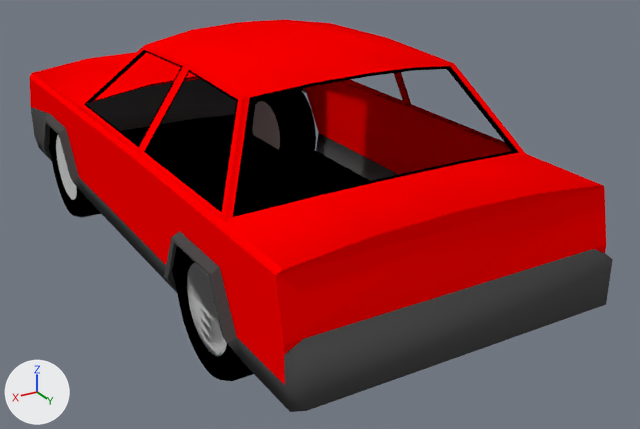
The Blender file GroupProject/assets/car.blend: old version first, new version second.
The view is the same before and after, from a camera (50 mm lens) standing at (2.6, 5.13, 2.72) and looking at (-0.27, 0.35, 0.33). Every picture has the same lights, and +X, +Y and +Z are marked at lower left. The first picture is the older version.

Objects in the first picture: 'chassis', 'wheel_fl', 'wheel_fr', 'wheel_fr_steer', 'wheel_rl'.
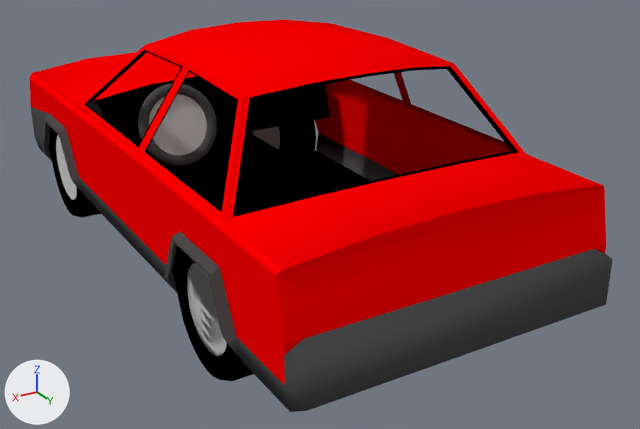
What the commit changed:
me_cube is used by ob_chassis; location (0.0, 0.0, 0.0).
Verts and faces of me_cube; kept vertices keep their numbers, new ones are numbered from 285.
Before the commit, vertices of me_cube: 275 (-0.43, -0.81, 1.07), 276 (-0.87, -0.76, 1.03), 279 (0.88, -0.76, 1.03) at pixel (93, 100), 281 (0.44, -0.81, 1.07) at pixel (150, 84), 282 (0.01, -0.81, 1.09).
me_cube had 285 vertices, 256 faces, 6 loose edges and spanned x -1.04..1.06, y -2.39..2.27, z 0.3..1.59.
me_cube now has 295 vertices, 264 faces, 6 loose edges and spans x -1.04..1.06, y -2.39..2.27, z 0.3..1.59.
Part 1, on me_cube:
New vertex 285 is at (-0.43, -0.59, 1.01).
New vertex 286 is at (-0.87, -0.59, 1.01).
New vertex 287 is at (0.88, -0.59, 1.01), pixel (101, 109).
New vertex 288 is at (0.44, -0.59, 1.01).
New vertex 289 is at (0.01, -0.59, 1.01), pixel (219, 91).
New vertices 290 to 294 stand at vertices 285 to 289, in that order, plus (0.0, 0.1, -0.3).
New faces: (275, 282, 289, 285), (281, 288, 289, 282), (275, 285, 286, 276), (279, 287, 288, 281), (285, 289, 294, 290), (288, 293, 294, 289) (mat_black (black #000000), smooth).
New faces: (287, 292, 293, 288), (285, 290, 291, 286) (mat_black (black #000000), smooth).
Mesh me_torus is new.
It has 384 vertices, 385 faces and spans x -1.15..1.15, y -1.15..1.15, z -0.15..0.15.
Faces by material slot: [1, 384].
It uses material mat_wheels (light grey #cecece).
It uses material mat_bumpers (dark grey #4c4c4c).
Object 'steering' (ob_steering) is new; it shows me_torus.
Its parent is ob_chassis.
Its location is (0.391, -0.462, 0.857).
Its rotation in degrees is (-70, 0, 0).
Its scale is (0.25, 0.25, 0.25).

Changed parts and their boxes (x1, y1, x2, y2) in the pictures (640 x 429 px):
'steering', added
    after: (138, 84, 217, 166)
    faces in mat_wheels (light grey #cecece): (149, 94, 207, 155)
    faces in mat_bumpers (dark grey #4c4c4c): (138, 84, 217, 166)
part 1 of me_cube, added (black)
    after: (94, 76, 330, 145)
